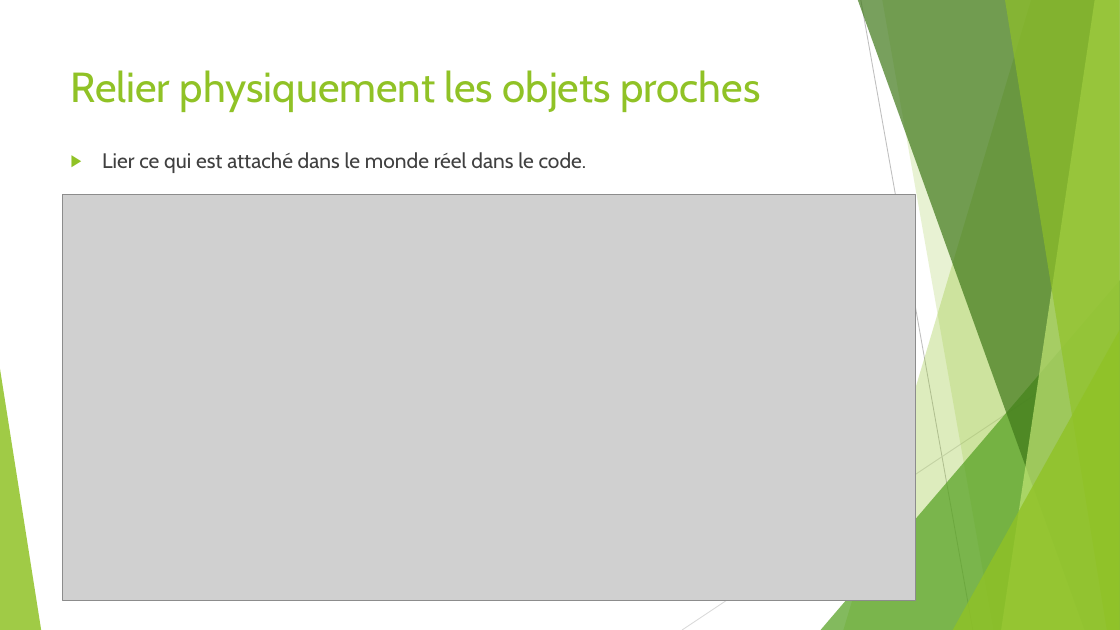
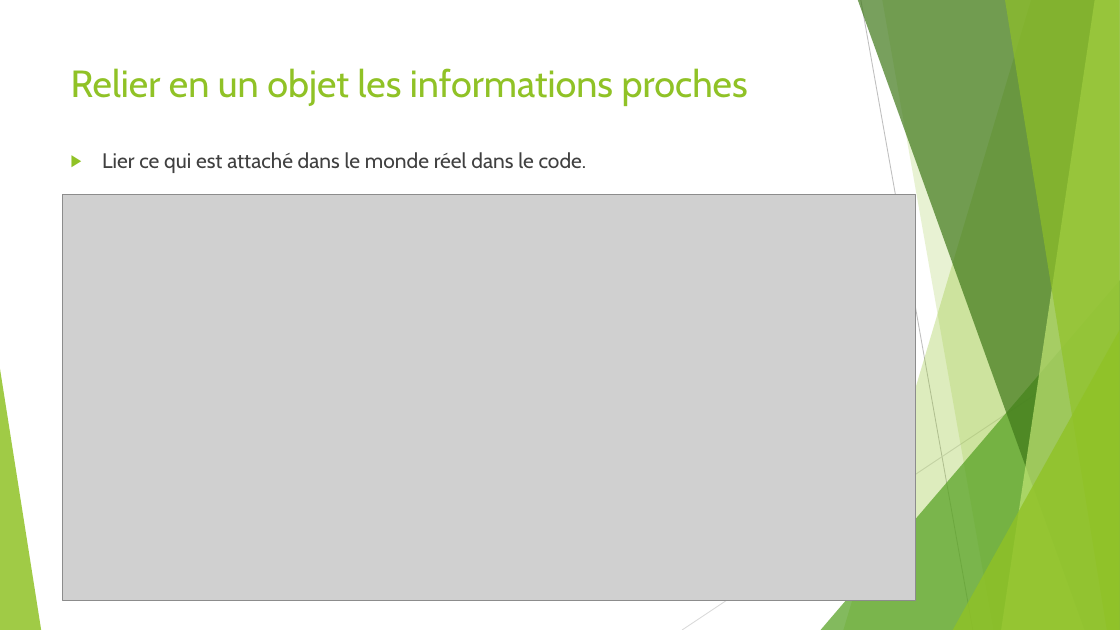
Before and after one commit to worming004/SimpleIsNotEasy, a slide deck: slide 28 of PPT/Easy != Simple.pptx (slide 20 before the commit). Drawn at 1120x630 pixels with LibreOffice and Linux fonts; fonts in the diff are those of the drawing; grey boxes stand for pictures. Boxes give left, top, right and bottom in pixels: in the first picture for what was removed or moved away, otherwise in the second. Text is boxed around its words. In the diff, an @@ line names an element or a change of style, - is before the commit and + after.

```diff
--- a/PPT/Easy != Simple.pptx
+++ b/PPT/Easy != Simple.pptx
@@ title at <box>71,68,748,106</box>: text changed; size 36 to 32.4 pt @@
-Relier physiquement les objets proches
+Relier en un objet les informations proches
```
Also in this commit, not shown: 11 other slides changed, 8 slides added, 15 other files.
